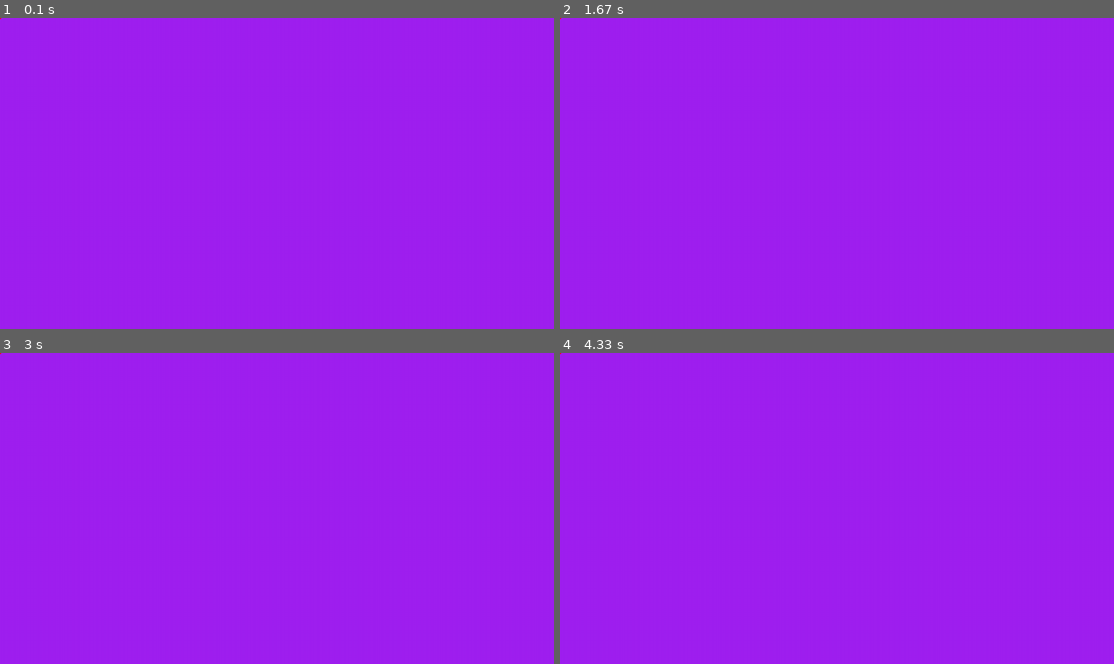
Above: before the commit, frames 1-4 (two rows, left to right).
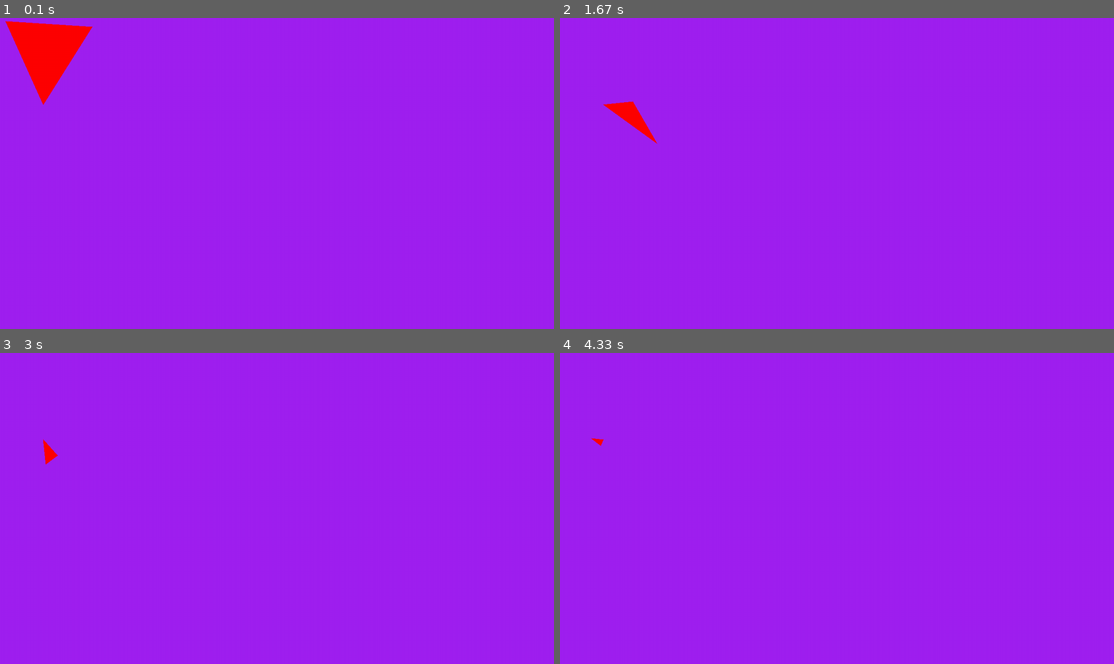
Above: after the commit, the same moments.

Repository: Pakistan5681/PH_CP1
Game: pygame game, started from Personal Projects/Renderer Engine.py
Two runs of this game, one before a commit and one after it. Both use one fixed random seed, a clock stepped at 60 frames per second and the inputs below.
Inputs:
- Up to frame 1 (0.1 s): no input
- Up to frame 2 (1.67 s): no input
- Up to frame 3 (3 s): no input
- Up to frame 4 (4.33 s): no input

The runs differ from the first frame. In frame 1, 2.1% of the frame differs, in the area x 0-17%, y 0-29%; in frame 2, 0.4%; in frame 3, 0.1%; in frame 4, less than 0.1%.

Commit message:
Goofy Ah Rotation

Diff:
--- a/Personal Projects/Renderer Engine.py
+++ b/Personal Projects/Renderer Engine.py
@@ -32,25 +32,50 @@
     py.draw.polygon(screen, face.color, [vert1, vert2, vert3])
 
 def rotateVertex(vertex, centerPoint, rotationType, angle):
+    angle = m.radians(angle)
     relativeVertex = [vertex.x - centerPoint.x, vertex.y - centerPoint.y, vertex.z - centerPoint.z]
-    newVertexLocal = Vertex(0, 0, 0)
+    newVertexLocal = [0, 0, 0]
 
     if rotationType == "x":
-        newVertexLocal.x = relativeVertex[0]
-        newVertexLocal.y = (relativeVertex[1] * m.cos(angle)) - (relativeVertex[2] * m.cos(angle))
-        newVertexLocal.z = (relativeVertex[1] * m.sin(angle)) + (relativeVertex[2] * m.sin(angle))
+        newVertexLocal[0] = relativeVertex[0]
+        newVertexLocal[1] = (relativeVertex[1] * m.cos(angle)) - (relativeVertex[2] * m.sin(angle))
+        newVertexLocal[2] = (relativeVertex[1] * m.sin(angle)) + (relativeVertex[2] * m.cos(angle))
+    elif rotationType == "y":
+        newVertexLocal[1] = relativeVertex[1]
+        newVertexLocal[0] = (relativeVertex[0] * m.cos(angle)) + (relativeVertex[2] * m.sin(angle))
+        newVertexLocal[2] = (-relativeVertex[0] * m.sin(angle)) + (relativeVertex[2] * m.cos(angle))
+    elif rotationType == "z":
+        newVertexLocal[2] = relativeVertex[1]
+        newVertexLocal[0] = (relativeVertex[0] * m.cos(angle)) - (relativeVertex[1] * m.sin(angle))
+        newVertexLocal[1] = (relativeVertex[0] * m.sin(angle)) + (relativeVertex[1] * m.cos(angle))
+    else:
+        print(f"{rotationType} is not a valid rotation")
 
-    return newVertexLocal
+    newVertexLocal[0] += centerPoint.x
+    newVertexLocal[1] += centerPoint.y
+    newVertexLocal[2] += centerPoint.z
+
+    print(newVertexLocal)
+    return Vertex(newVertexLocal[0], newVertexLocal[1], newVertexLocal[2])
+
+def rotateFace(face, rotationType, centerPoint, angle):
+    face.vertOne = rotateVertex(face.vertOne, centerPoint, rotationType, angle)
+    face.vertTwo = rotateVertex(face.vertTwo, centerPoint, rotationType, angle)
+    face.vertThree = rotateVertex(face.vertThree, centerPoint, rotationType, angle)
+
+    return face
 
 vert1 = Vertex(0, 0, 0)
-vert2 = Vertex(2, 0, 0)
-vert3 = Vertex(1, 2, 0)
+vert2 = Vertex(200, 0, 0)
+vert3 = Vertex(100, 200, 0)
 
 face =  Face(vert1, vert2, vert3, red)
 
 while running:
     screen.fill("purple")
+    clock.tick(60)
 
     drawFace(face, screen)
-
+    face = rotateFace(face, "z", Vertex(100, 200, 0), 1)
+    face = rotateFace(face, "x", Vertex(100, 200, 0), 1)
     py.display.flip()
